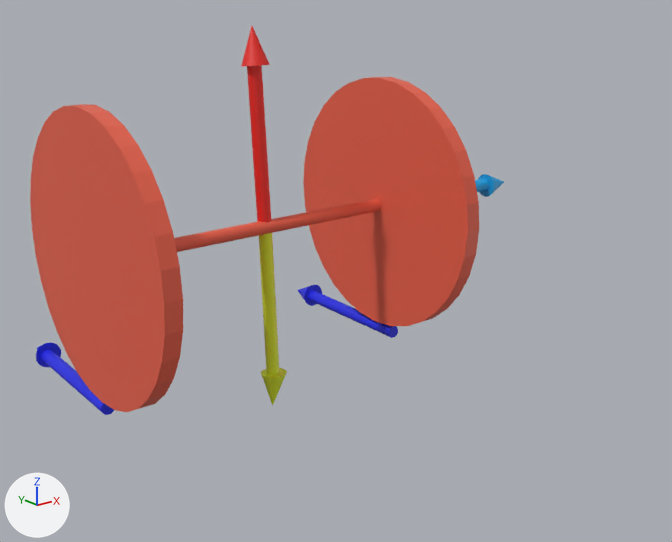
An edit to the glTF model public/ejeConVector.gltf, drawn before and after from the same camera.
Rendered twice from a camera (50 mm lens) standing at (-11.03, -8.96, 5.55) and looking at (-2.21, 2.05, 1.14). The lights are fixed; the arrows at lower left show +X, +Y and +Z. Where no turn or scale is listed for an object, it has been applied to the vertices.
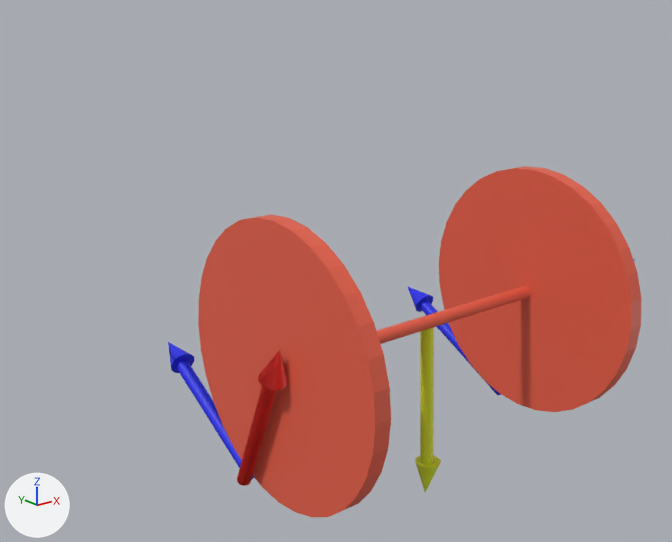
Boxes (x1, y1, x2, y2) around the edits, measured in the pictures (672 x 542 px):
'Cylinder.001', moved
    before: (30, 77, 479, 412)
    after: (198, 166, 641, 518)
'Cylinder.002', moved
    before: (259, 233, 287, 406)
    after: (415, 327, 441, 492)
'Cylinder.004', moved, turned, rescaled
    before: (241, 26, 271, 222)
    after: (238, 350, 288, 486)
'Cylinder.003', moved, turned
    before: (298, 285, 398, 338)
    after: (408, 287, 501, 395)
'Cylinder.005', moved, turned
    before: (36, 343, 114, 415)
    after: (168, 342, 254, 479)
'Cylinder.007', added (blue)
    after: (169, 351, 242, 468)
'Cylinder.006', added (red)
    after: (237, 351, 287, 485)
'Cylinder', moved (not visible afterwards)
    before: (475, 174, 504, 197)

Edits to the bpy script that builds the scene:
```text
Add mat_material_002:
    mat_material_002 = principled_material('Material.002')
    mat_material_002.base_color = (0.0131, 0.0198, 0.8)  # blue #1e26e7
Add mat_material_001:
    mat_material_001 = principled_material('Material.001')
    mat_material_001.base_color = (0.8, 0.0179, 0.0113)  # red #e7241c
Add me_cylinder_005:
    me_cylinder_005.from_pydata(...)  # 97 vertices, 186 faces; spans x -0.15..0.26, y -1.08..1.55, z -0.6..0.71
    me_cylinder_005.materials.append(mat_material_002)  # blue #1e26e7
Add me_cylinder_004:
    me_cylinder_004.from_pydata(...)  # 97 vertices, 186 faces; spans x -0.2..0.2, y -0.48..0.59, z -1.2..1.13
    me_cylinder_004.materials.append(mat_material_001)  # red #e7241c
Change ob_cylinder_001:
    ob_cylinder_001.location: (-3.6, 2.01, 2.09) -> (-1.91, 0.29, 0.72)
Change ob_cylinder:
    ob_cylinder.location: (-0.05, 2.02, 2.1) -> (1.64, 0.3, 0.73)
Change ob_cylinder_002:
    ob_cylinder_002.location: (-3.5, 2.05, 0.6) -> (-1.81, 0.33, -0.77)
Change ob_cylinder_004:
    ob_cylinder_004.location: (-3.58, 2.12, 3.55) -> (-4.75, 0.49, -0.04)
    ob_cylinder_004.rotation_euler: (-0.0487, -0.0156, 0.00888) -> (0.41, -0.0179, 0.00107)  # degrees (-2.8, -0.9, 0.5) -> degrees (23, -1, 0.1)
    ob_cylinder_004.scale: (1.04, 0.999, 1.16) -> (1.04, 0.975, 1.0)
Change ob_cylinder_005:
    ob_cylinder_005.location: (-6.17, 3.17, -0.02) -> (-4.48, 2.12, -0.73)
    ob_cylinder_005.rotation_euler: (-1.574, 0.00847, -0.0379) -> (-1.118, 0.0243, -0.0303)  # degrees (-90, 0.5, -2.2) -> degrees (-64, 1.4, -1.7)
Change ob_cylinder_003:
    ob_cylinder_003.location: (-1.25, 2.84, 0.0) -> (0.52, 1.86, -0.76)
    ob_cylinder_003.rotation_euler: (-1.574, 0.00847, -0.0379) -> (-1.118, 0.0243, -0.0303)  # degrees (-90, 0.5, -2.2) -> degrees (-64, 1.4, -1.7)
Add ob_cylinder_007:
    ob_cylinder_007 = bpy.data.objects.new('Cylinder.007', me_cylinder_005)
    ob_cylinder_007.location = (-4.48, 2.12, -0.73)
Add ob_cylinder_006:
    ob_cylinder_006 = bpy.data.objects.new('Cylinder.006', me_cylinder_004)
    ob_cylinder_006.location = (-4.75, 0.49, -0.04)
```
